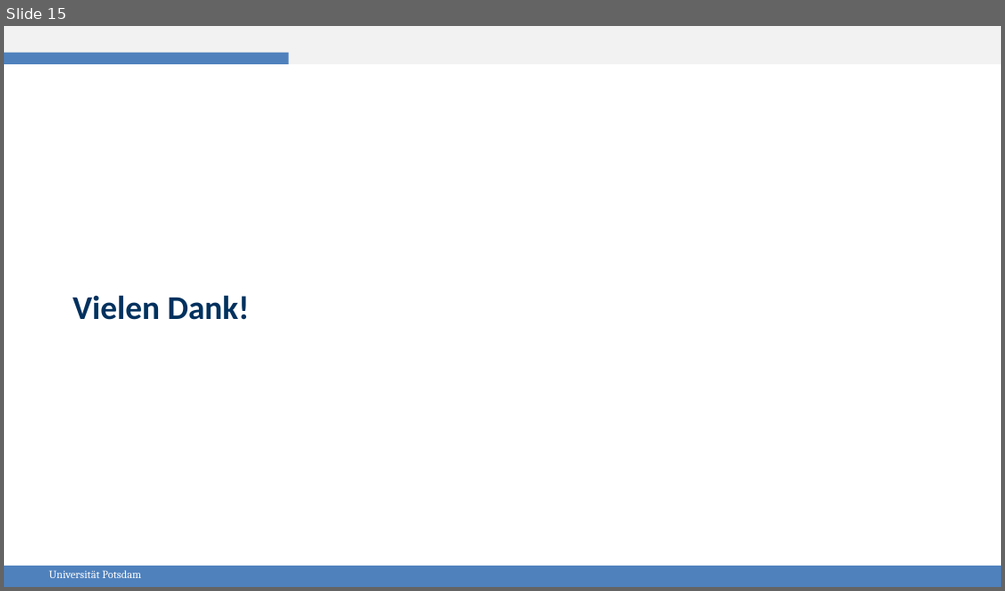
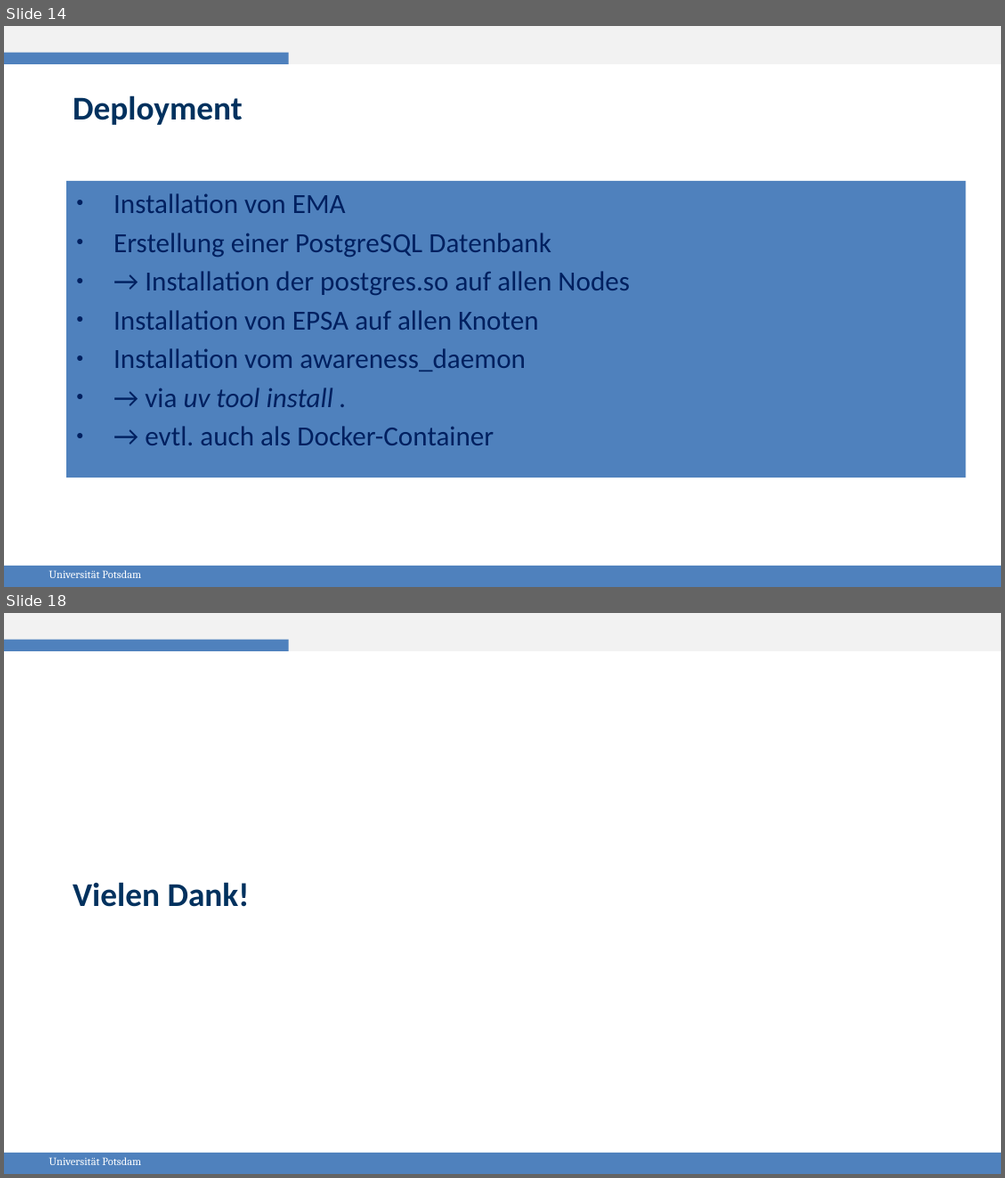
Before and after one commit to gespel/EPSA, a slide deck: praesi.odp. Shown one above the other, each under a label of ours: slide 15 before the commit, slides 14 and 18 after it; the slides between them are not shown. The pictures are 1005x591 and 1005x1178 pixels, drawn with LibreOffice and Linux fonts; fonts in the diff are those of the drawing. Boxes give left, top, right and bottom in pixels: in the first picture for what was removed or moved away, otherwise in the second. Text is boxed around its words. In the diff, an @@ line names an element or a change of style, - is before the commit and + after.

```diff
--- a/praesi.odp
+++ b/praesi.odp
@@ slide 14 added at (4,26,1001,587), background #FFFFFF; not listed: 4 template elements that a slide beside it also shows @@
@@ text added at (73,95,243,125), 24 pt, text #00315E, bold @@
+Deployment
@@ rectangle added at (67,181,966,477), fill #4F81BD, 20 pt, text #002060 @@
+● Installation von EMA
+● Erstellung einer PostgreSQL Datenbank
+● → Installation der postgres.so auf allen Nodes
+● Installation von EPSA auf allen Knoten
+● Installation vom awareness_daemon
+● → via uv tool install .
+● → evtl. auch als Docker-Container
@@ what was slide 15 is now slide 18 @@
```
Also in this commit, not shown: 8 slides changed, 2 other slides added, 1 other file.
